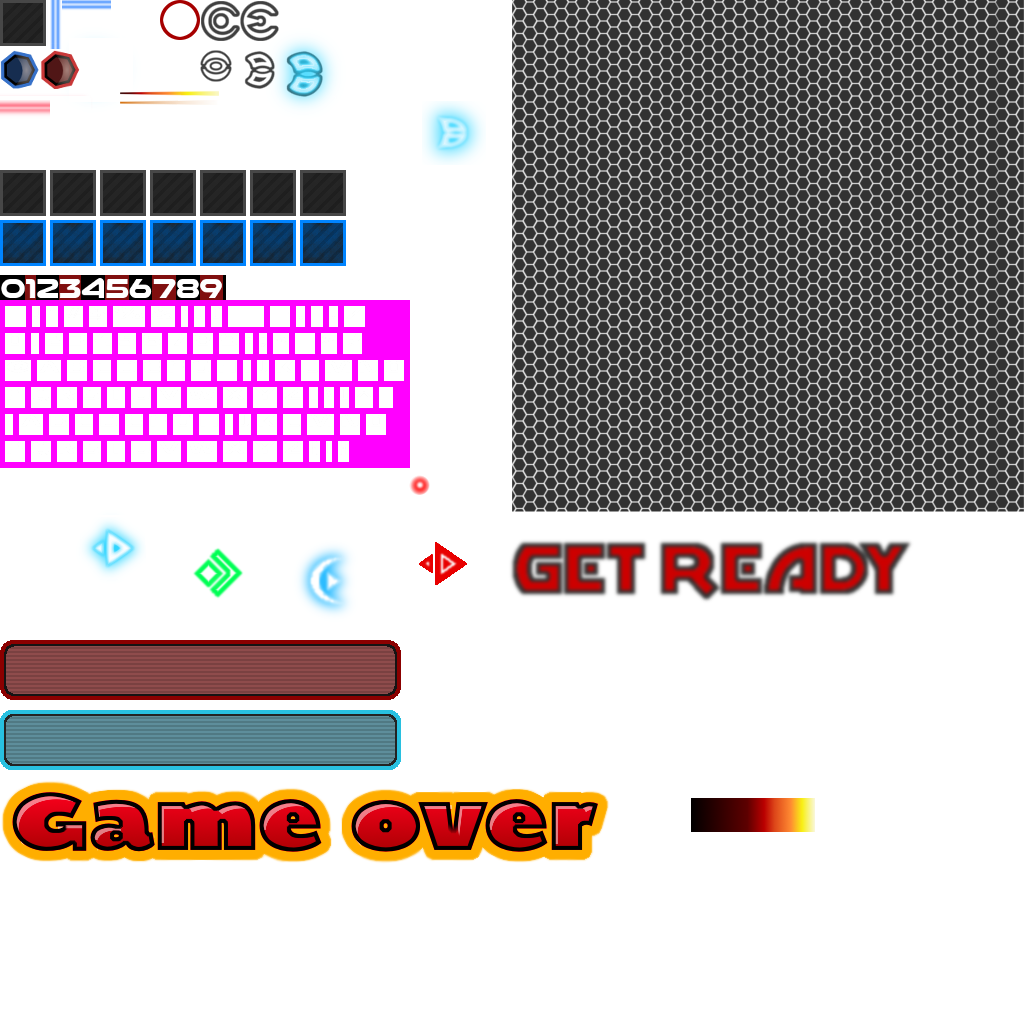
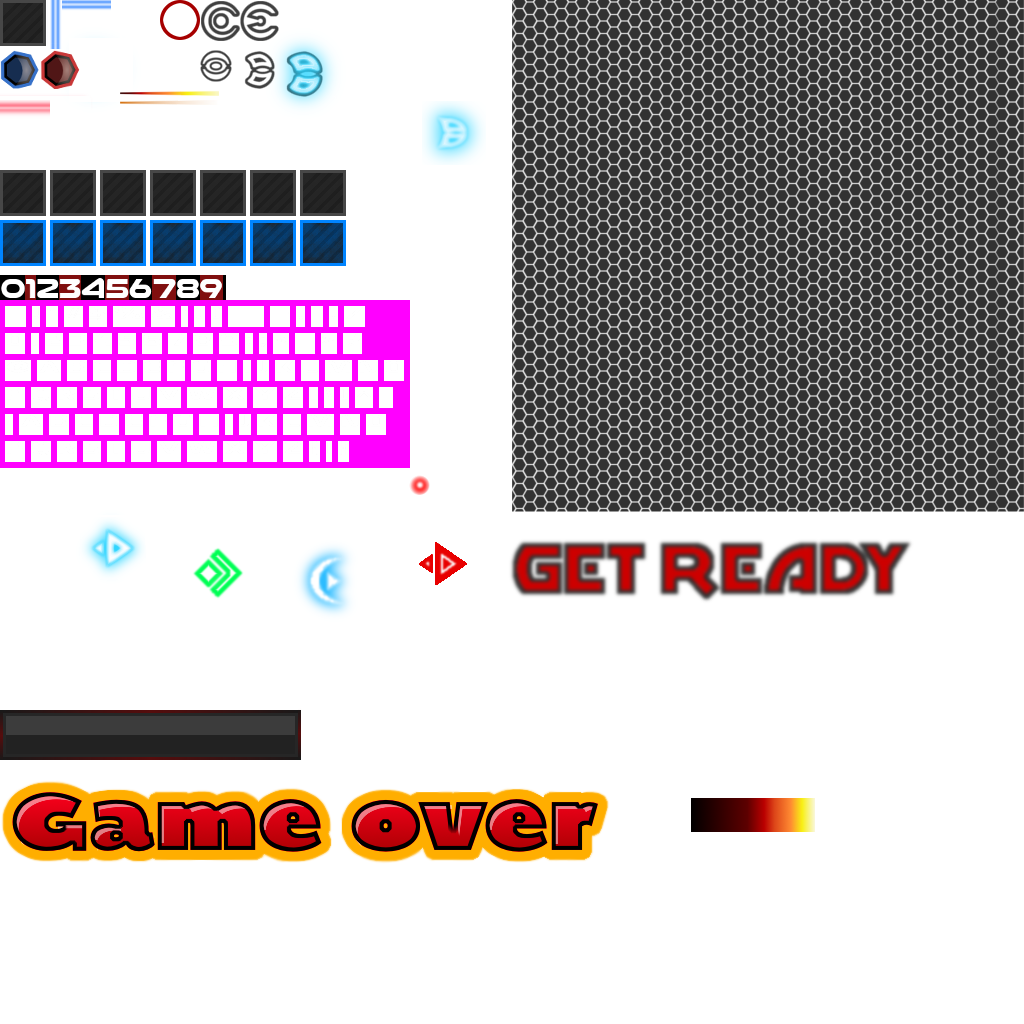
Comparing the layer stacks of the two w=1024, h=1024 images. Changes:
added layer "Ebene #39" (50%) above "Ebene #38" over [0, 709, 301, 760]
added layer "Ebene #38" (10%) above "Ebene #37" over [6, 716, 295, 754]
added layer "Ebene #37" above "Ebene #36" over [3, 713, 298, 757]
added layer "Ebene #36" above "Ebene" over [0, 710, 301, 760]
painted on "Ebene #24" over [0, 640, 401, 770]
